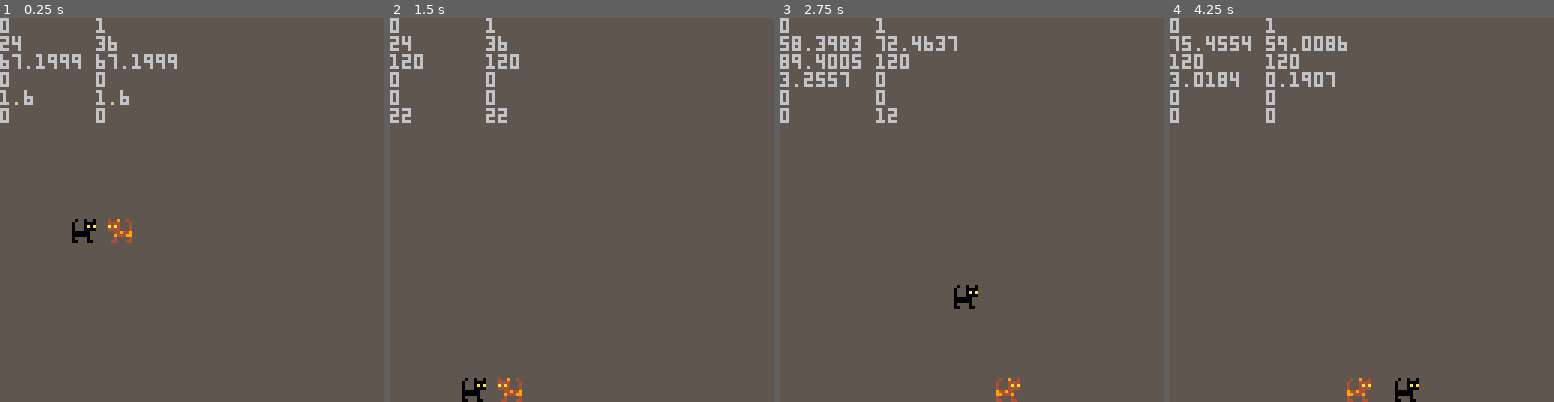
Above: before the commit, frames 1-4 (left to right).
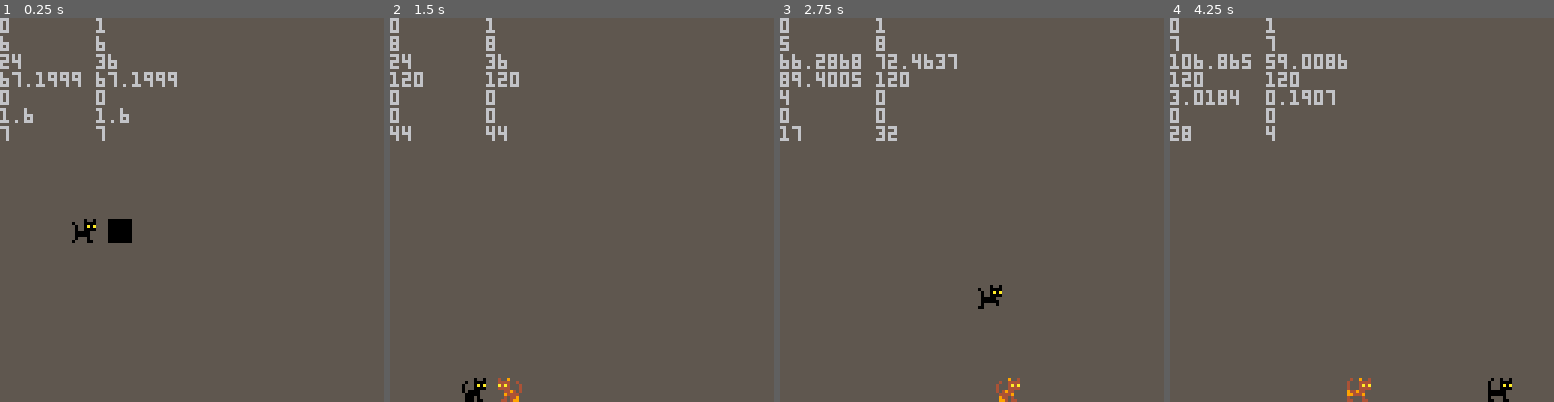
Above: after the commit, the same moments.

Repository: cdcformatc/cdcformatc.github.io
Game: PICO-8 cartridge cats/cats.p8
Same seed, same stepped clock (60 frames per second), same inputs: the game is played once before the commit and once after it.
Inputs:
- Up to frame 1 (0.25 s): no input
- Up to frame 2 (1.5 s): tap X (X key) at 0.33, 1.07 s; tap O (Z key) at 0.7 s
- Up to frame 3 (2.75 s): hold Right 1.6-2.1 s; tap O (Z key) at 1.7, 2.1, 2.5 s; tap X (X key) at 1.85 s; hold Up 2.15-2.42 s; hold Right from 2.47 s (still down)
- Up to frame 4 (4.25 s): tap O (Z key) every 0.4 s from 2.9 to 4.1 s; tap X (X key) at 2.97, 4.08 s; release Right at 3.03 s; hold Left 3.08-3.58 s; hold Down 3.63-3.97 s; hold Right from 4.02 s (still down)

The runs differ from the first frame. In frame 1, 2.5% of the frame differs, in the area x 0-47%, y 4-59%; in frame 2, 1.4%; in frame 3, 2.5%; in frame 4, 3.2%, in the area x 0-90%, y 4-100%.

Commit message:
make cats statefull, they have states now

Diff:
--- a/cats/cats.p8
+++ b/cats/cats.p8
@@ -46,24 +46,59 @@
 	end
 end
 
+
 -->8
+-- cat logic
+
+-- movement constants
 dy_gravity=0.2
 
 dy_jump=-18*dy_gravity
 dy_down=dy_gravity
 
 dx_move=2
+ddx_air=0.888
 ddx_slow=.625
 
-function make_sprites(base)
-	s={}
-	s.stand=base
-	s.jump=base
-	s.fall=base
-	s.sit=base+1
-	s.loaf=base+2
-	s.dead=base+3
-	return s
+max_dx=4
+max_dy=8
+
+-- timer constants
+sit_time=0.5*60
+loaf_time=3*60
+sleep_time=6*60
+
+-- cat_states
+state_init=1
+state_unknown=2
+state_dead=3
+state_standing=4
+state_jumping=5
+state_falling=6
+state_running=7
+state_sitting=8
+state_loafing=9
+state_sleeping=10
+
+function is_idle_state(state)
+	return (state==state_sitting or state==state_loafing or state==state_sleeping)
+end
+
+local sprite_tbl = {
+	3, 	--state_init
+	3,	--state_unknown
+	3,	--state_dead
+	0,	--state_standing
+	5,	--state_jumping
+	6,	--state_falling
+	0,	--state_running
+	1,	--state_sitting
+	2,	--state_loafing
+	4,	--state_sleeping
+}
+
+function get_sprite(cat)
+	return sprite_tbl[cat.state]+(cat.n*16)
 end
 
 function make_cat(n)
@@ -75,10 +110,15 @@
 	c.dy=0
 	c.dx=0
 	c.t=0
-	c.s=make_sprites(c.n*16)
-	if (c.n==1) then
+	c.state=state_init
+
+	if (c.n == 1) then
+		-- move cat1 on init
 		c.x+=12
 		c.flip_h=true
+		c.lazy_factor=1
+	else
+		c.lazy_factor=1.25
 	end
 	return c
 end
@@ -111,6 +151,10 @@
 	return d
 end
 
+function is_on_floor(cat)
+	return cat.y >= 120
+end
+
 function move_cat(cat)
 	-- do gravity
 	cat.dy+=dy_gravity
@@ -123,74 +167,117 @@
 	cat.dx+=d.x
 
 	-- apply x friction
-	cat.dx*=ddx_slow
+	if (is_on_floor(cat)) then
+		cat.dx*=ddx_slow
+	else
+		cat.dx*=ddx_air
+	end
 
 	-- cap speed
 	if (abs(cat.dx)<.1) cat.dx=0
-	if (cat.dy>100) cat.dy=100
-	if (cat.dy<-100) cat.dy=-100
+
+	if (cat.dx>max_dx) cat.dx=max_dx
+	if (cat.dx<-max_dx) cat.dx=-max_dx
+	if (cat.dy>max_dy) cat.dy=max_dy
+	if (cat.dy<-max_dy) cat.dy=-max_dy
 
 	-- finally apply speed
 	cat.y+=cat.dy
 	cat.x+=cat.dx
 
-	if (cat.y < 0) then
+	-- cat is on the ceiling
+	if (cat.y <= 0) then
 		cat.y=0
 		cat.dy=0
 	end
 
-	if (cat.y > 120) then
+	-- set cat on the floor
+	if (is_on_floor(cat)) then
 		cat.dy=0
 		cat.y=120
-		cat.falling=false
-	else
-		cat.falling=true
-	end
-
+	end
+
+	-- left bound
 	if (cat.x < 0) then
 		cat.dx=0
 		cat.x=0
 	end
 
+	-- right bound
 	if (cat.x > 120) then
 		cat.dx=0
 		cat.x=120
 	end
 
-	if (cat.dx==0 and cat.dy==0) then
+	set_cat_state(cat)
+end
+
+function set_cat_state(cat)
+	local old_state=cat.state
+	local new_state=state_unknown
+
+	if (is_on_floor(cat)) then
+		printh("n: "..cat.n.."is_on_floor")
+		if (cat.dx!=0) then
+			new_state=state_running
+		else
+			local idle_time = cat.t*cat.lazy_factor
+			if (idle_time>=sit_time) new_state=state_sitting
+			if (idle_time>=loaf_time) new_state=state_loafing
+			if (idle_time>=sleep_time) new_state=state_sleeping
+		end
+	else
+		printh("n: "..cat.n.."is in air")
+		-- cat is in the air
+		if (cat.dy>0) then
+			new_state=state_falling
+		else
+			new_state=state_jumping
+		end
+	end
+
+	printh("n: "..cat.n.." dx"..cat.dx.." dy"..cat.dy)
+	printh("old: "..old_state.." new "..new_state)
+
+	if (new_state!=old_state and new_state!=state_unknown) then
+		-- set state
+		cat.state=new_state
+
+		if (not is_idle_state(new_state)) then
+			-- reset idle timer
+			cat.t=0
+		end
+	else
+		-- increment idle timer
 		cat.t+=1
-	else
-		cat.t=0
-	end
-end
-
-function do_draw(sprt,cat)
-	spr(sprt,cat.x,cat.y,1,1,cat.flip_h)
+	end
 end
 
 function draw_cat(cat)
 	if (cat.dx<0) cat.flip_h=true
 	if (cat.dx>0) cat.flip_h=false
 
-	if (game_over) then
-		do_draw(cat.s.dead,cat)
-	elseif (cat.dy<0) then
-		do_draw(cat.s.fall,cat)
-	elseif (cat.dy>0) then
-		do_draw(cat.s.jump,cat)
-	elseif (cat.dy==0 and cat.dx==0) then
-		if (cat.falling) then
-			do_draw(cat.s.fall,cat)
-		elseif cat.t>60*3 then
-			do_draw(cat.s.loaf,cat)
-		elseif cat.t>30 then
-		 do_draw(cat.s.sit,cat)
-		else
-			do_draw(cat.s.stand,cat)
-		end
-	else
-		do_draw(cat.s.stand,cat)
-	end
+	spr(get_sprite(cat),cat.x,cat.y,1,1,cat.flip_h)
+
+	--if (game_over) then
+		--do_draw(cat.s.dead,cat)
+	--elseif (cat.dy<0) then
+	--	do_draw(cat.s.fall,cat)
+	--elseif (cat.dy>0) then
+		--do_draw(cat.s.jump,cat)
+	--elseif (cat.dy==0 and cat.dx==0) then
+		--if (cat.falling) then
+			--do_draw(cat.s.fall,cat)
+		--elseif cat.t>60*3 then
+			--do_draw(cat.s.loaf,cat)
+		--elseif cat.t>30 then
+			--do_draw(cat.s.sit,cat)
+		--else
+			--do_draw(cat.s.stand,cat)
+		--end
+	--else
+		--do_draw(cat.s.stand,cat)
+	--end
 end
 
 function draw_cats()
@@ -250,6 +337,8 @@
 	y=0
 
 	print(cat.n,x,y)
+	y+=c_h
+	print(cat.state,x,y)
 	y+=c_h
 	printn(cat.x,7,x,y)
 	y+=c_h
@@ -262,22 +351,22 @@
 	printn(cat.t,7,x,y)
 end
 __gfx__
-f0ff0ff0ffff0ff0fff0fff000fff00f000000000000000000000000000000000000000000000000000000000000000000000000000000000000000000000000
-0fff0000f0ff0000fff00f000ffff0ff000000000000000000000000000000000000000000000000000000000000000000000000000000000000000000000000
-0fff0a0a0fff0a0af0f00000000000ff000000000000000000000000000000000000000000000000000000000000000000000000000000000000000000000000
-0fff00000fff0000f0f0a0a0000000ff000000000000000000000000000000000000000000000000000000000000000000000000000000000000000000000000
-000000ff0f0000ff0ff000000fff0000000000000000000000000000000000000000000000000000000000000000000000000000000000000000000000000000
-000000fff00000ff0fff00ff0fff0a0a000000000000000000000000000000000000000000000000000000000000000000000000000000000000000000000000
-0ffff0fff000f0ff000000ff0fff0000000000000000000000000000000000000000000000000000000000000000000000000000000000000000000000000000
-00fff00ff000f00f00000000f0ff0ff0000000000000000000000000000000000000000000000000000000000000000000000000000000000000000000000000
-f4ff9ff4ffff9ff4fff9fff444fff44f000000000000000000000000000000000000000000000000000000000000000000000000000000000000000000000000
-4fff4444f4ff4444fff99f444ffff4ff000000000000000000000000000000000000000000000000000000000000000000000000000000000000000000000000
-4fff4a4a4fff4a4af4f44444994449ff000000000000000000000000000000000000000000000000000000000000000000000000000000000000000000000000
-4fff44444fff4444f4f4a4a4944944ff000000000000000000000000000000000000000000000000000000000000000000000000000000000000000000000000
-944944ff4f4944ff4ff444444fff4444000000000000000000000000000000000000000000000000000000000000000000000000000000000000000000000000
-994449fff44449ff4fff44ff4fff4a4a000000000000000000000000000000000000000000000000000000000000000000000000000000000000000000000000
-4ffff4fff944f4ff944494ff4fff4444000000000000000000000000000000000000000000000000000000000000000000000000000000000000000000000000
-44fff44ff994f44f99444444f4ff9ff4000000000000000000000000000000000000000000000000000000000000000000000000000000000000000000000000
+f0ff0ff0ffff0ff0fff0fff000fff00fffffffffffff0ff0ffff0ff0000000000000000000000000000000000000000000000000000000000000000000000000
+0fff0000f0ff0000fff00f000ffff0ffffffffff0fff00000fff0000000000000000000000000000000000000000000000000000000000000000000000000000
+0fff0a0a0fff0a0af0f00000000000fffff0fff0f0ff0a0af0ff0a0a000000000000000000000000000000000000000000000000000000000000000000000000
+0fff00000fff0000f0f0a0a0000000fffff00f00f0ff0000f0ff0000000000000000000000000000000000000000000000000000000000000000000000000000
+000000ff0f0000ff0ff000000fff0000fff00000f00000fff00000ff000000000000000000000000000000000000000000000000000000000000000000000000
+000000fff00000ff0fff00ff0fff0a0a00000000f000000ff00000ff000000000000000000000000000000000000000000000000000000000000000000000000
+0ffff0fff000f0ff000000ff0fff000000000000f0ffff0ff0fff0ff000000000000000000000000000000000000000000000000000000000000000000000000
+00fff00ff000f00f00000000f0ff0ff00000000000ffffff0ffff00f000000000000000000000000000000000000000000000000000000000000000000000000
+f4ff9ff4ffff9ff4fff9fff444fff44fffffffffffff9ff400000000000000000000000000000000000000000000000000000000000000000000000000000000
+4fff4444f4ff4444fff99f444ffff4ffffffffff4fff444400000000000000000000000000000000000000000000000000000000000000000000000000000000
+4fff4a4a4fff4a4af4f44444994449fffff9fff4f4ff4a4a00000000000000000000000000000000000000000000000000000000000000000000000000000000
+4fff44444fff4444f4f4a4a4944944fffff99f44f4ff444400000000000000000000000000000000000000000000000000000000000000000000000000000000
+944944ff4f4944ff4ff444444fff4444fff44444f94944ff00000000000000000000000000000000000000000000000000000000000000000000000000000000
+994449fff44449ff4fff44ff4fff4a4a44444444f944494f00000000000000000000000000000000000000000000000000000000000000000000000000000000
+4ffff4fff944f4ff944494ff4fff444494449444f9ffff4f00000000000000000000000000000000000000000000000000000000000000000000000000000000
+44fff44ff994f44f99444444f4ff9ff49944444444ffffff00000000000000000000000000000000000000000000000000000000000000000000000000000000
 
 
 
